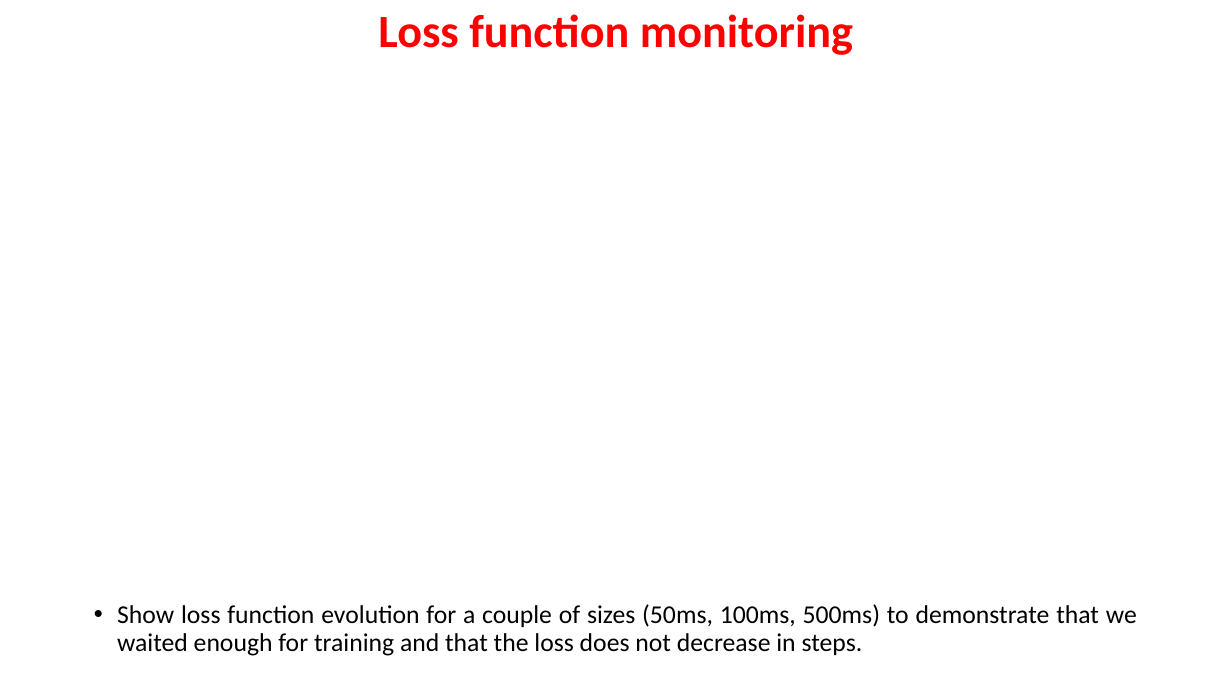
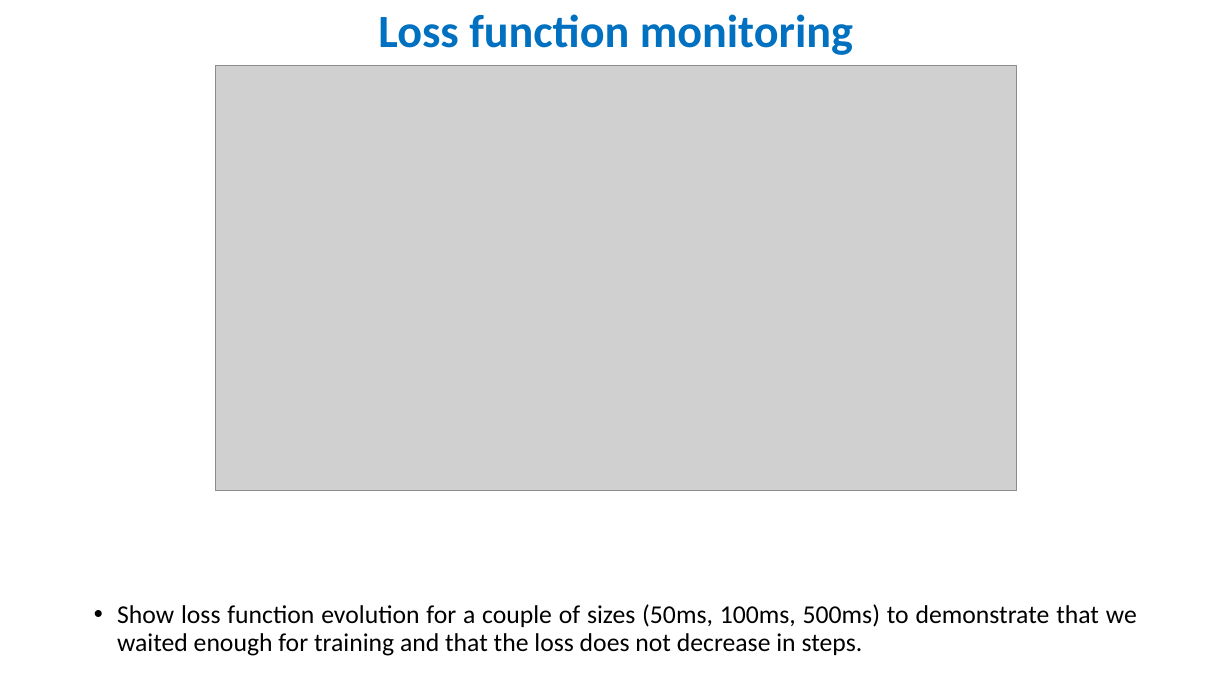
Before and after one commit to valentinandrei/saa_experiments, a slide deck: slide 26 of paper_writing/TOC.pptx (slide 22 before the commit). Drawn at 1232x693 pixels with LibreOffice and Linux fonts; fonts in the diff are those of the drawing; grey boxes stand for pictures. Boxes give left, top, right and bottom in pixels: in the first picture for what was removed or moved away, otherwise in the second. Text is boxed around its words. In the diff, an @@ line names an element or a change of style, - is before the commit and + after.

```diff
--- a/paper_writing/TOC.pptx
+++ b/paper_writing/TOC.pptx
@@ title "Loss function monitoring" at bbox=[378, 14, 853, 55]: text colour #FF0000 to #0070C0 @@
@@ picture added at bbox=[215, 66, 1017, 491] @@
```
Also in this commit, not shown: 4 other slides changed, 6 slides added, 1 slide removed, 1 other file.
